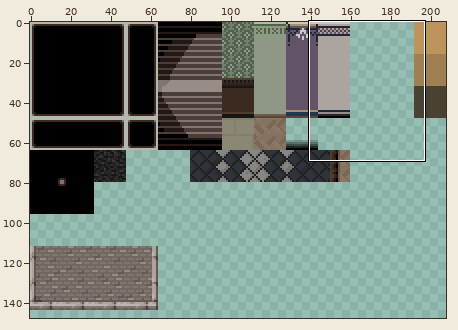
File history of a sprite sheet, src/game/sprites/data/bg.png. Above, an overview of the earlier version with the close-up marked.
Close-up. Before the edit:
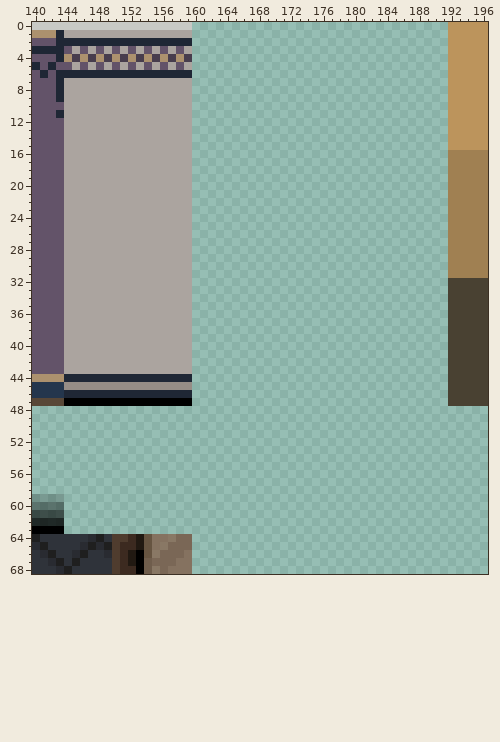
The file is 208x224 pixels. Colours within 5 levels of each other are drawn and written as one. Shown: x 140..196, y 0..68. The wide view leaves out empty margins.
Now the later version:
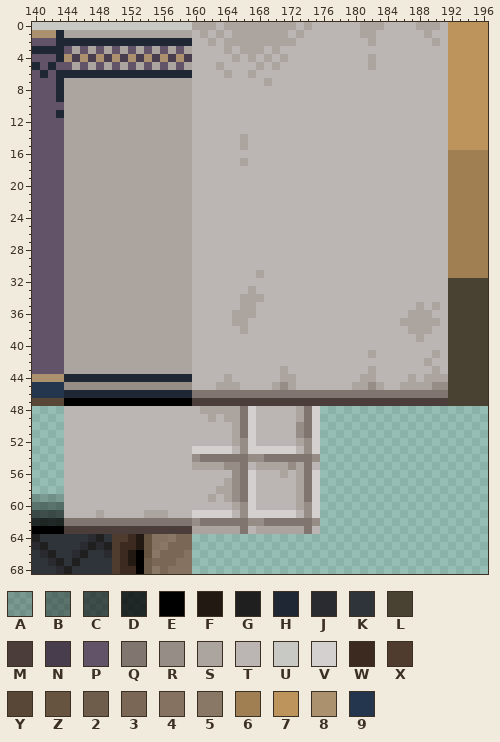
Palette (. is transparent): A #00000032  B #00000064  C #00000096  D #000000c8  E #000000  F #211912  G #1f1f1f  H #1f2735  J #292b31  K #2f333a  L #494132  M #4b3d3a  N #483d4d  P #635369  Q #80756f  R #968d86  S #aba49f  T #bbb6b3  U #c8c9c5  V #d3d0cf  W #3c2a20  X #4f3c2e  Y #584737  Z #665441  2 #6f5d4c  3 #7a6756  4 #857260  5 #897865  6 #a08052  7 #bc945c  8 #ac916e  9 #24364d
Change:
Changed rows in their new state; - is an unchanged pixel.
first column x 144:
 0 ----------------SSSTSSSSSSSSSTSTTTTTTSSSTTTTSSST
 1 ----------------TSTSTSSSSSSSTSTTTTTTTSSTTTTTTSTT
 2 ----------------TTSTSSSSSSSSSTTTTTTTTTSTTTTTTTST
 3 ----------------TTTTSTSSSTSTTTTTTTTTTTTTTTTTTTTT
 4 ----------------TTTTTSTSTSTSTTTTTTTTTTSTTTTTTTTT
 5 ----------------TTTSTTTTSTSTTTTTTTTTTTSTTTTTTTTT
 6 ----------------TTTTSTTSTTTTTTTTTTTTTTTTTTTTTTTT
 7 ----------------TTTTTTTTTSTTTTTTTTTTTTTTTTTTTTTT
 8 ----------------TTTTTTTTTTTTTTTTTTTTTTTTTTTTTTTT
 9 ----------------TTTTTTTTTTTTTTTTTTTTTTTTTTTTTTTT
10 ----------------TTTTTTTTTTTTTTTTTTTTTTTTTTTTTTTT
11 ----------------TTTTTTTTTTTTTTTTTTTTTTTTTTTTTTTT
12 ----------------TTTTTTTTTTTTTTTTTTTTTTTTTTTTTTTT
13 ----------------TTTTTTTTTTTTTTTTTTTTTTTTTTTTTTTT
14 ----------------TTTTTTSTTTTTTTTTTTTTTTTTTTTTTTTT
15 ----------------TTTTTTSTTTTTTTTTTTTTTTTTTTTTTTTT
16 ----------------TTTTTTTTTTTTTTTTTTTTTTTTTTTTTTTT
17 ----------------TTTTTTSTTTTTTTTTTTTTTTTTTTTTTTTT
18 ----------------TTTTTTTTTTTTTTTTTTTTTTTTTTTTTTTT
19 ----------------TTTTTTTTTTTTTTTTTTTTTTTTTTTTTTTT
20 ----------------TTTTTTTTTTTTTTTTTTTTTTTTTTTTTTTT
21 ----------------TTTTTTTTTTTTTTTTTTTTTTTTTTTTTTTT
22 ----------------TTTTTTTTTTTTTTTTTTTTTTTTTTTTTTTT
23 ----------------TTTTTTTTTTTTTTTTTTTTTTTTTTTTTTTT
24 ----------------TTTTTTTTTTTTTTTTTTTTTTTTTTTTTTTT
25 ----------------TTTTTTTTTTTTTTTTTTTTTTTTTTTTTTTT
26 ----------------TTTTTTTTTTTTTTTTTTTTTTTTTTTTTTTT
27 ----------------TTTTTTTTTTTTTTTTTTTTTTTTTTTTTTTT
28 ----------------TTTTTTTTTTTTTTTTTTTTTTTTTTTTTTTT
29 ----------------TTTTTTTTTTTTTTTTTTTTTTTTTTTTTTTT
30 ----------------TTTTTTTTTTTTTTTTTTTTTTTTTTTTTTTT
31 ----------------TTTTTTTTSTTTTTTTTTTTTTTTTTTTTTTT
32 ----------------TTTTTTTTTTTTTTTTTTTTTTTTTTTTTTTT
33 ----------------TTTTTTTSTTTTTTTTTTTTTTTTTTTTTTTT
34 ----------------TTTTTTSSSTTTTTTTTTTTTTTTTTTTTTTT
35 ----------------TTTTTTSSTTTTTTTTTTTTTTTTTTTTSTST
36 ----------------TTTTTSSSTTTTTTTTTTTTTTTTTTTSSSTT
37 ----------------TTTTTSSTTTTTTTTTTTTTTTTTTTSSSSST
38 ----------------TTTTTTSTTTTTTTTTTTTTTTTTTTTSSSTT
39 ----------------TTTTTTTTTTTTTTTTTTTTTTTTTTTTSTTT
40 ----------------TTTTTTTTTTTTTTTTTTTTTTTTTTTTTTTT
41 ----------------TTTTTTTTTTTTTTTTTTTTTTSTTTTTTTST
42 ----------------TTTTTTTTTTTTTTTTTTTTTTTTTTTTTSTT
43 ----------------TTTTTTTTTTTSTTTTTTTTTTSTTTTTTTST
44 ----------------TTTTSTTTTTTSSTTTTTTTTSSTTTTSTSSS
45 ----------------TTTSSSTTTTSRSTTTTTTTSSRSTTSSSSRR
46 ----------------QQQQQQQQQQQQQQQQQQQQQQQQQQQQQQQQ
47 ----------------MMMMMMMMMMMMMMMMMMMMMMMMMMMMMMMM
48 TTTTTTTTTTTTTTTTTSSSSSQVTTTTTSQV----------------
49 TTTTTTTTTTTTTTTTTTSTSSQVTTTTTSQV----------------
50 TTTTTTTTTTTTTTTTTTTTTSQVTTTTTRQV----------------
51 TTTTTTTTTTTTTTTTTTTTTSQVTTTTTRQV----------------
52 TTTTTTTTTTTTTTTTTTTTTSRVTTTTTSRV----------------
53 TTTTTTTTTTTTTTTTVVVVVTRVVVVVVTRV----------------
54 TTTTTTTTTTTTTTTTRQQQQQQRRQQQQQQR----------------
55 TTTTTTTTTTTTTTTTSSSSRRQTSSSSRSQT----------------
56 TTTTTTTTTTTTTTTTTTTTTRQVTTTSTSQV----------------
57 TTTTTTTTTTTTTTTTTTTTSRQVTTTTTSQV----------------
58 TTTTTTTTTTTTTTTTTTTSSRQVTTTTTSQV----------------
59 TTTTTTTTTTTTTTTTTTSTSRQVTTTTTSQV----------------
60 TTTTTTTTTTTTTTTTTTTTTSRVTTTTTSRV----------------
61 TTTTSTTTTTSSSTTTVVVVVTRVVVVVVTRV----------------
62 QQQQQQQQQQQQQQQQRQQQQQQRRQQQQQQR----------------
63 MMMMMMMMMMMMMMMMSSSSSSQTSSSSSSQT----------------
Boxes around the changes in both close-ups, in picture pixels (x1, y1, x2, y2):
added: (64, 22, 448, 534)
